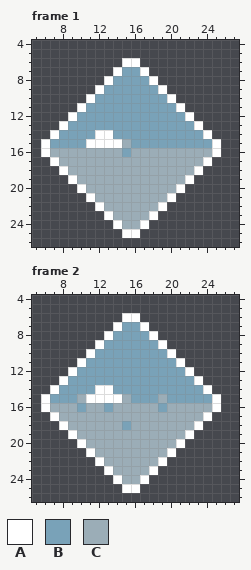
A pixel-art file gets an edit: Story-Witch-Alice/Assets/Data/ArtResourceData/DesignDraft/物品设计稿/时间设计稿.aseprite. The first picture shows the starting point.
32x32 pixels, 26 frames. Shown: frame 1: x 5..27, y 4..26; frame 2: x 5..27, y 4..26. The commit also changed other frames, which this record leaves out.
Visible layers, top first: "图层 3", "图层 4", "图层 1", "图层 2".
Palette (. is transparent): A #ffffff  B #79a2b8  C #9badb7
Pixels before, frame 1, first column x 6:
 6 .........AA.........
 7 ........ABBA........
 8 .......ABBBBA.......
 9 ......ABBBBBBA......
10 .....ABBBBBBBBA.....
11 ....ABBBBBBBBBBA....
12 ...ABBBBBBBBBBBBA...
13 ..ABBBBBBBBBBBBBBA..
14 .ABBBBAABBBBBBBBBBA.
15 ABBBBAAAACBBBBBBBBBA
16 ACCCCCCCCBCCCCCCCCCA
17 .ACCCCCCCCCCCCCCCCA.
18 ..ACCCCCCCCCCCCCCA..
19 ...ACCCCCCCCCCCCA...
20 ....ACCCCCCCCCCA....
21 .....ACCCCCCCCA.....
22 ......ACCCCCCA......
23 .......ACCCCA.......
24 ........ACCA........
25 .........AA.........
Pixels before, frame 2, first column x 6:
 6 .........AA.........
 7 ........ABBA........
 8 .......ABBBBA.......
 9 ......ABBBBBBA......
10 .....ABBBBBBBBA.....
11 ....ABBBBBBBBBBA....
12 ...ABBBBBBBBBBBBA...
13 ..ABBBBBBBBBBBBBBA..
14 .ABBBBAABBBBBBBBBBA.
15 ABBBCAAAACBBBCBBBBBA
16 ACCCBCCBCCCCCBCCCCCA
17 .ACCCCCCCCCCCCCCCCA.
18 ..ACCCCCCBCCCCCCCA..
19 ...ACCCCCCCCCCCCA...
20 ....ACCCCCCCCCCA....
21 .....ACCCCCCCCA.....
22 ......ACCCCCCA......
23 .......ACCCCA.......
24 ........ACCA........
25 .........AA.........
After the commit:
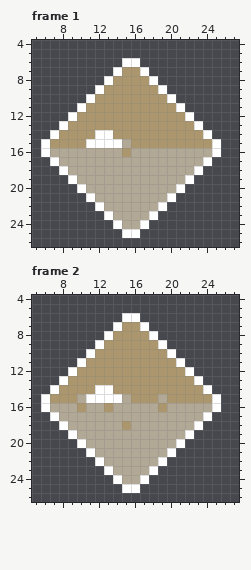
The exact change:
layer "图层 5" hue added
colour B: #79a2b8 -> #ac966d
colour C: #9badb7 -> #b1a895
Boxes around the changes in both pictures, in picture pixels (x1, y1, x2, y2):
changed: (50, 67, 212, 229)
changed: (50, 322, 212, 484)
